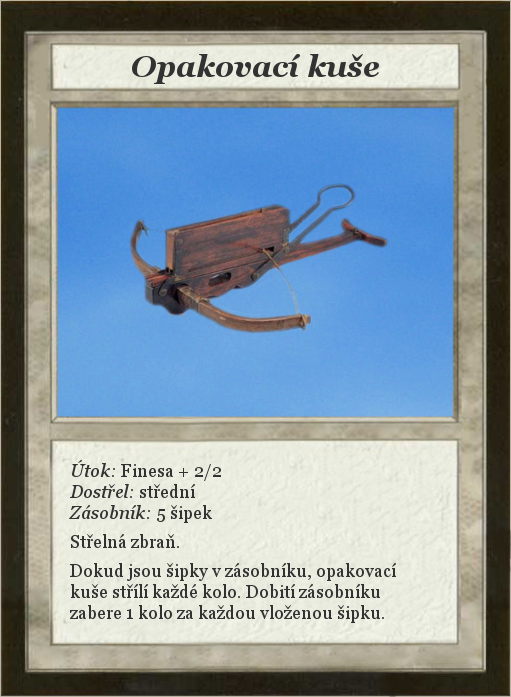
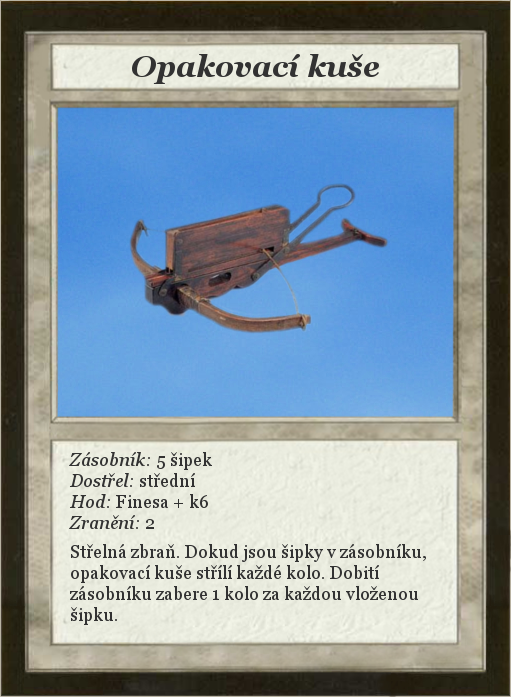
Layered file, before and after one edit (511 x 697). Changes by layer:
renamed "Útok: Finesa + 2/2 ..." to "Zásobník: 5 šipek ...", painted on it over [69, 452, 426, 625]
